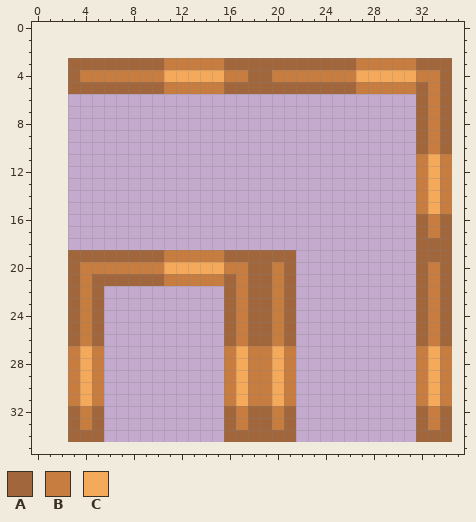
One commit to this pixel-art file: Assets/Art/MapObjects/Walls.aseprite. The picture above was drawn from the file before the commit.
32x32 pixels, 1 frame. The old version is drawn lined up with the new one, on the new canvas.
Visible layers, top first: "Layer 1 #4", "Layer 1 #3", "Layer 1 #2", "Layer 1".
Palette (. is transparent): A #a2663c  B #c87d40  C #f5a95b
Pixels before, first column x 3:
 3 AAAAAAAABBBBBAAAAAAAAAAABBBBBAAA
 4 ABBBBBBBCCCCCBBAABBBBBBBCCCCCBBA
 5 AAAAAAAABBBBBAAAAAAAAAAABBBBBABA
 6 .............................ABA
 7 .............................ABA
 8 .............................ABA
 9 .............................ABA
10 .............................ABA
11 .............................BCB
12 .............................BCB
13 .............................BCB
14 .............................BCB
15 .............................BCB
16 .............................ABA
17 .............................ABA
18 .............................AAA
19 AAAAAAAABBBBBAAAAAA..........AAA
20 ABBBBBBBCCCCCBBAABA..........ABA
21 ABAAAAAABBBBBABAABA..........ABA
22 ABA..........ABAABA..........ABA
23 ABA..........ABAABA..........ABA
24 ABA..........ABAABA..........ABA
25 ABA..........ABAABA..........ABA
26 ABA..........ABAABA..........ABA
27 BCB..........BCBBCB..........BCB
28 BCB..........BCBBCB..........BCB
29 BCB..........BCBBCB..........BCB
30 BCB..........BCBBCB..........BCB
31 BCB..........BCBBCB..........BCB
32 ABA..........ABAABA..........ABA
33 ABA..........ABAABA..........ABA
34 AAA..........AAAAAA..........AAA
And afterwards:
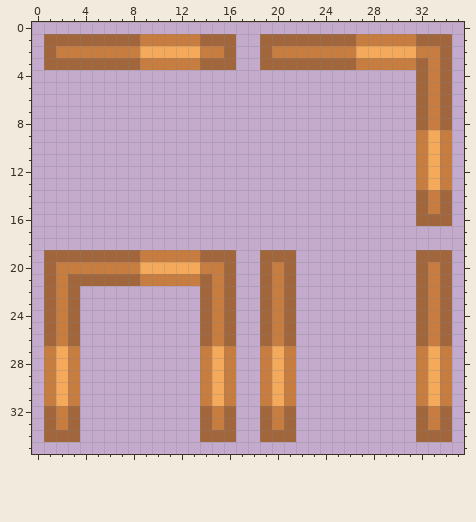
The exact change:
canvas 32x32 -> 36x36, the old top-left corner now at 3,3
Changed rows in their new state; - is an unchanged pixel.
first column x 1:
 1 AAAAAAAABBBBBAAA--AAAAAAAABBBBBAAA
 2 ABBBBBBBCCCCCBBA--ABBBBBBBCCCCCBBA
 3 AA------BB---AA-..--------------B-
 4 --.............................A--
 5 --.............................---
first column x 32:
 9 BCB
10 BCB
first column x 1:
14 -------------------------------ABA
15 -------------------------------ABA
16 --------------------------------A-
17 -------------------------------...
18 -------------------------------...
19 AA------BB---AA-..----------------
20 ABB-----CC---BBA..----------------
21 AB-A----BB---A--..----------------
22 AB-..--------AB-..----------------
23 AB-..--------AB-..----------------
24 AB-..--------AB-..----------------
25 AB-..--------AB-..----------------
26 AB-..--------AB-..----------------
27 BC-..--------BC-..----------------
28 BC-..--------BC-..----------------
29 BC-..--------BC-..----------------
30 BC-..--------BC-..----------------
31 BC-..--------BC-..----------------
32 AB-..--------AB-..----------------
33 AB-..--------AB-..----------------
34 AA-..--------AA-..----------------
Pixel boxes of the changes (left, top, right, bottom) in both pictures:
changed: (44, 34, 452, 94)
changed: (416, 130, 452, 250)
changed: (44, 250, 104, 442)
changed: (140, 250, 260, 442)
